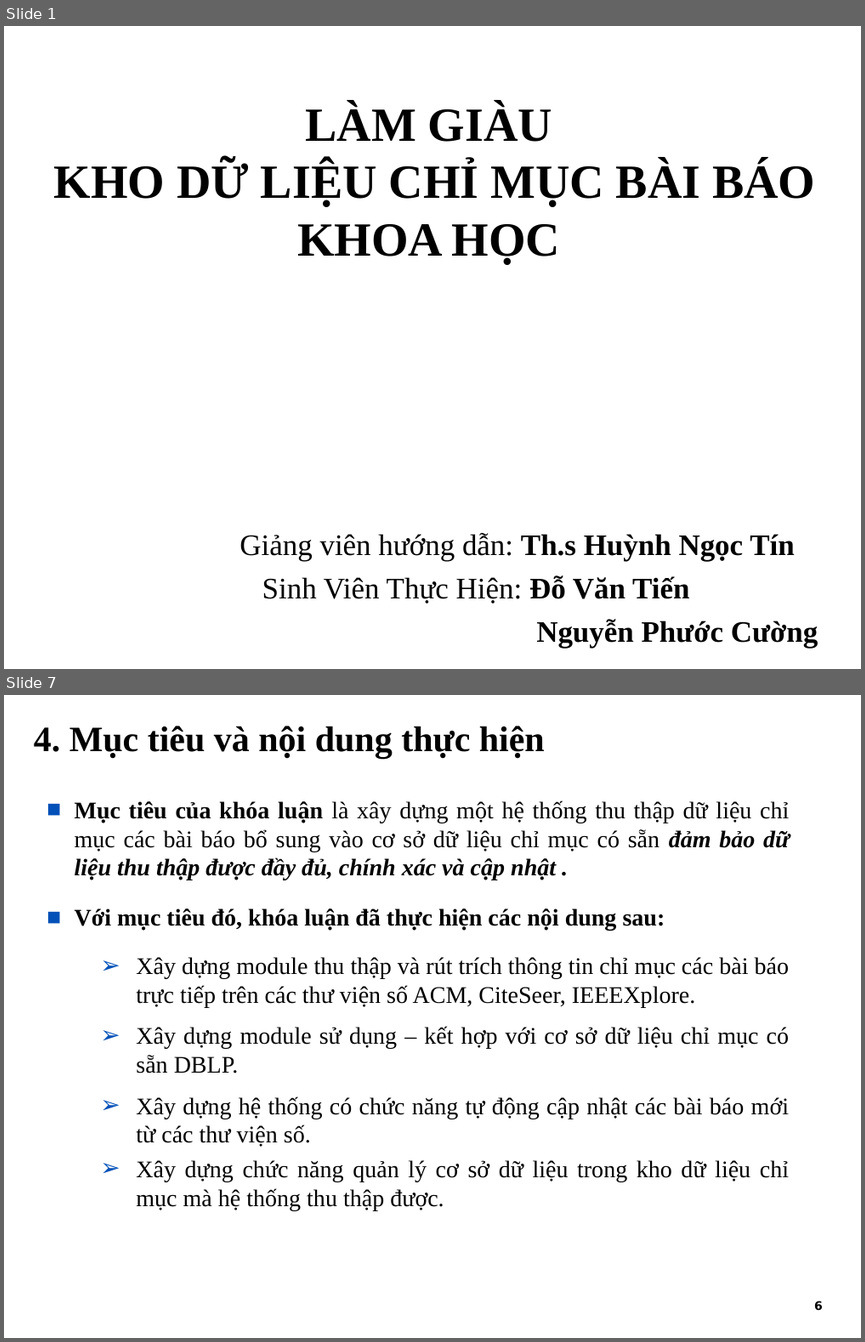
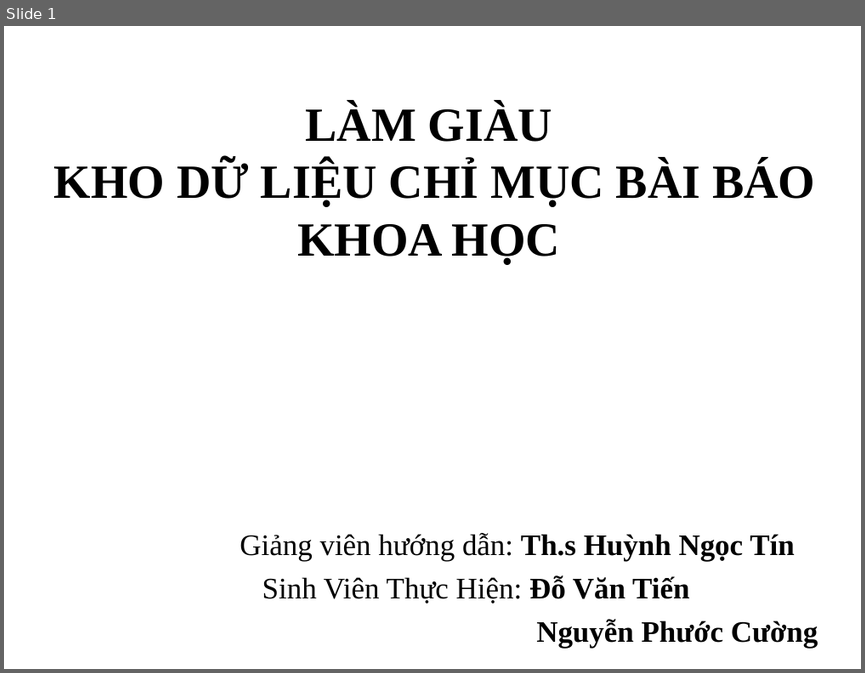
Before and after one commit to tiendv/detaitotnghiep, a slide deck: Report/Slide Baove/Final_slide.ppt. Shown one above the other, each under a label of ours: slides 1 and 7 before the commit, slide 1 after it; the slides between them are not shown. The pictures are 865x1342 and 865x673 pixels, drawn with LibreOffice and Linux fonts; fonts in the diff are those of the drawing; background and template pictures are left out. Boxes give left, top, right and bottom in pixels: in the first picture for what was removed or moved away, otherwise in the second. Text is boxed around its words. In the diff, an @@ line names an element or a change of style, - is before the commit and + after.

```diff
--- a/Report/Slide Baove/Final_slide.ppt
+++ b/Report/Slide Baove/Final_slide.ppt
@@ slide 7 removed at bbox=[4, 695, 861, 1338], background #FFFFFF @@
@@ title removed at bbox=[34, 726, 545, 758] @@
-4. Mục tiêu và nội dung thực hiện
@@ text removed at bbox=[75, 800, 789, 1210] @@
-■ Mục tiêu của khóa luận là xây dựng một hệ thống thu thập dữ liệu chỉ mục các bài báo bổ sung vào cơ sở dữ liệu chỉ mục có sẵn đảm bảo dữ liệu thu thập được đầy đủ, chính xác và cập nhật .
-■ Với mục tiêu đó, khóa luận đã thực hiện các nội dung sau:
-  ➢ Xây dựng module thu thập và rút trích thông tin chỉ mục các bài báo trực tiếp trên các thư viện số ACM, CiteSeer, IEEEXplore.
-  ➢ Xây dựng module sử dụng – kết hợp với cơ sở dữ liệu chỉ mục có sẵn DBLP.
-  ➢ Xây dựng hệ thống có chức năng tự động cập nhật các bài báo mới từ các thư viện số.
-  ➢ Xây dựng chức năng quản lý cơ sở dữ liệu trong kho dữ liệu chỉ mục mà hệ thống thu thập được.
@@ rectangle removed at bbox=[4, 1295, 653, 1321] @@
@@ text removed at bbox=[814, 1300, 823, 1310] @@
-6
```
Also in this commit, not shown: 15 slides changed.
